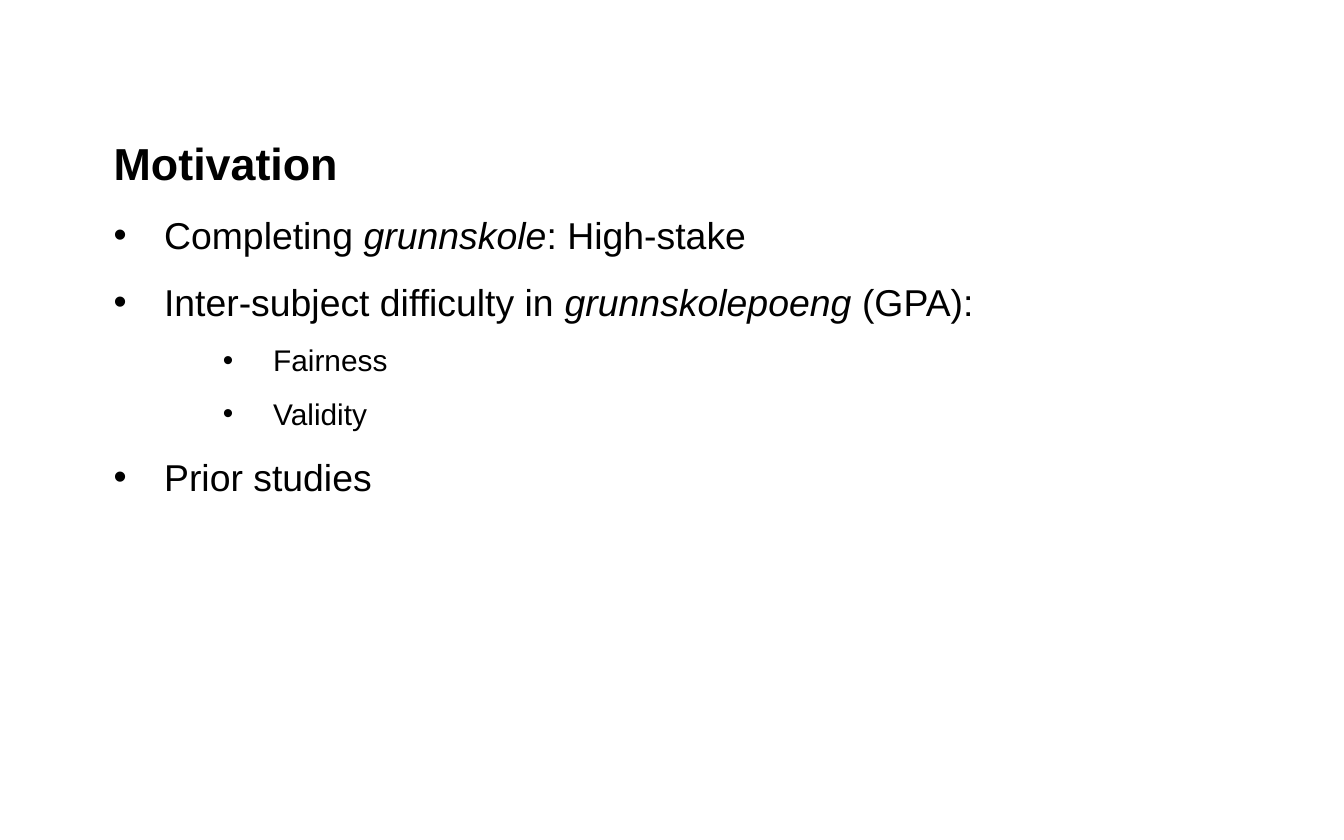
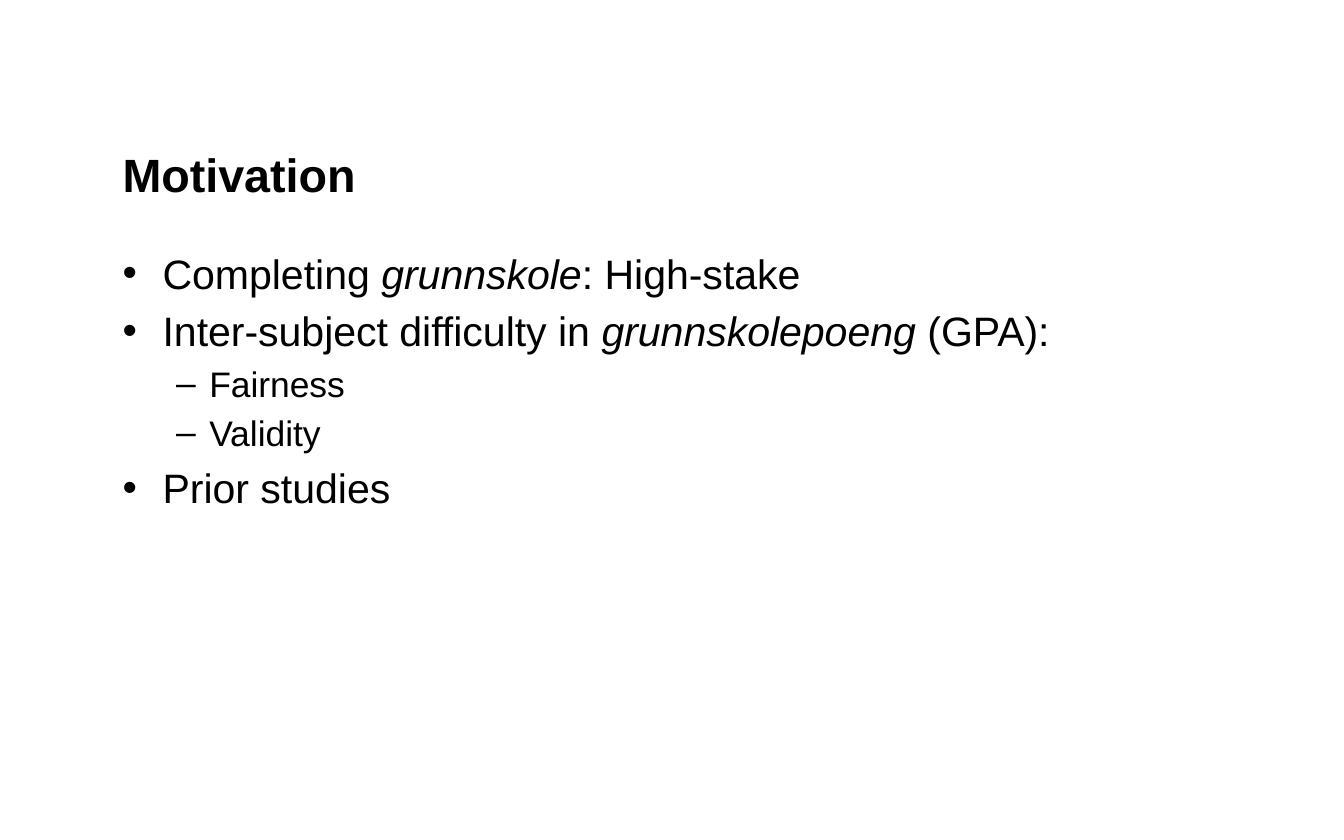
Before and after one commit to tonyctan/CEMO-PhD, a slide deck: slide 2 of Teaching/NERA_2022/Tony.pptx. Drawn at 1344x840 pixels with LibreOffice and Linux fonts; fonts in the diff are those of the drawing; background and template pictures are left out. Boxes give left, top, right and bottom in pixels: in the first picture for what was removed or moved away, otherwise in the second. Text is boxed around its words. In the diff, an @@ line names an element or a change of style, - is before the commit and + after.

```diff
--- a/Teaching/NERA_2022/Tony.pptx
+++ b/Teaching/NERA_2022/Tony.pptx
@@ text at (x1=114, y1=147, x2=338, y2=181): paragraph removed @@
-Motivation
@@ title added at (x1=123, y1=158, x2=356, y2=193), 25 pt, text #000000, bold @@
+Motivation
@@ text "Completing grunnskole: High-stake" moved from (x1=114, y1=147, x2=973, y2=492) to (x1=163, y1=259, x2=1049, y2=504) @@
@@ text "Completing grunnskole: High-stake" at (x1=163, y1=259, x2=1049, y2=504): size 20 to 22 pt in "Completing grunnskole: High-stake", "Inter-subject difficulty in grunnskolepoeng (GPA):", "Prior studies"; size 16 to 19 pt in "Fairness", "Validity"; indent changed; line spacing 1.5 to 1; more space between paragraphs; bullet • to – @@
```
Also in this commit, not shown: 3 other slides changed, 3 slides added, 2 slides removed, 3 other files.
